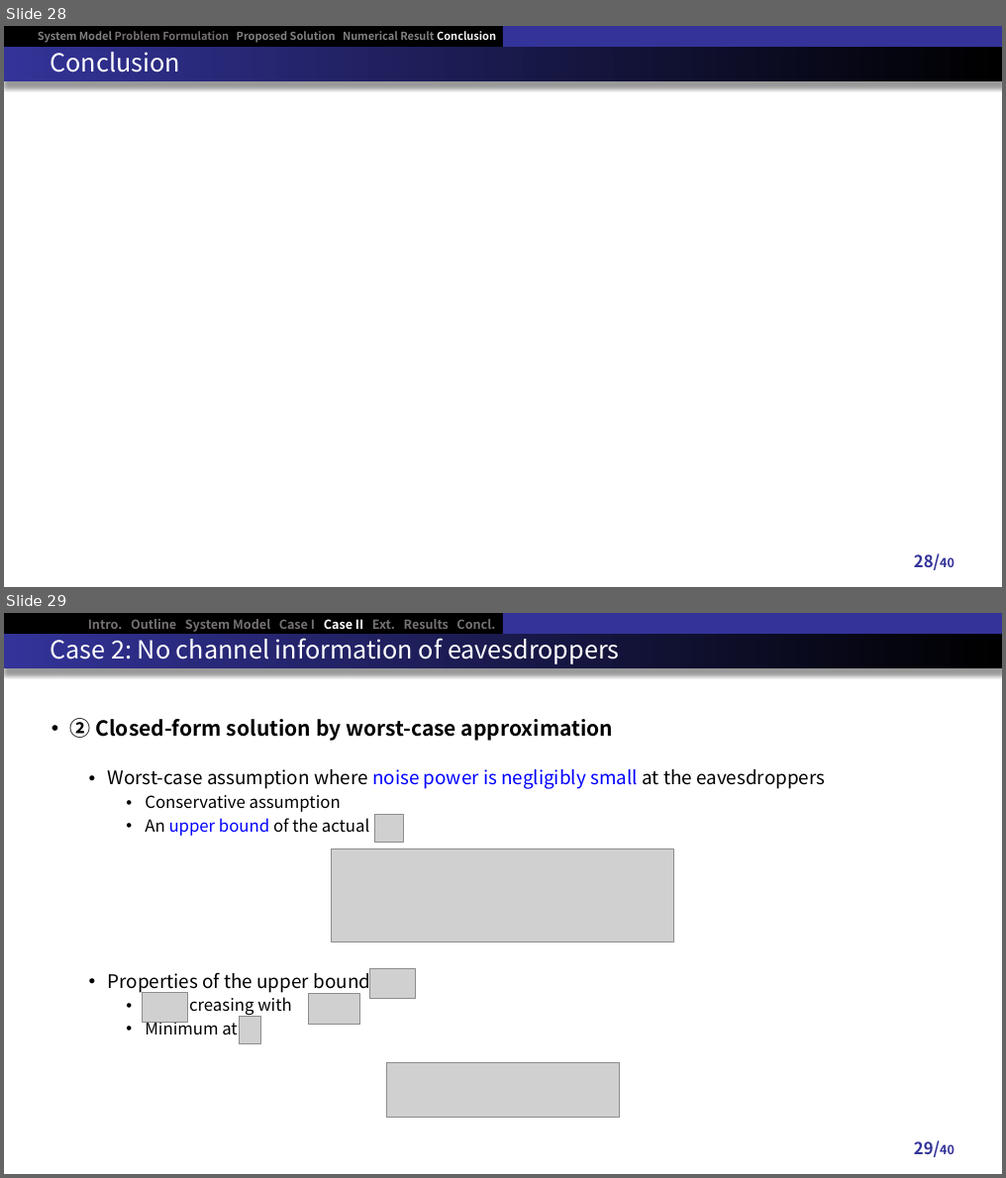
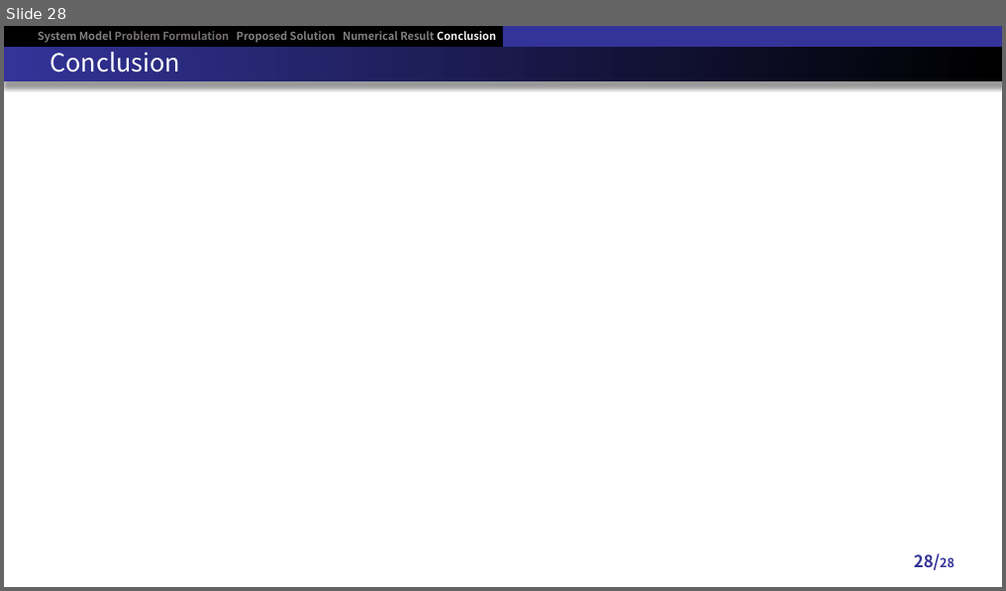
Before and after one commit to RefatHanbat/Presentation-of-SDM, a slide deck: New Problem/Thesis Defense slide.pptx. Shown one above the other, each under a label of ours: slides 28 and 29 before the commit, slide 28 after it. The pictures are 1006x1178 and 1006x591 pixels, drawn with LibreOffice and Linux fonts; fonts in the diff are those of the drawing; grey boxes stand for pictures. Boxes give left, top, right and bottom in pixels: in the first picture for what was removed or moved away, otherwise in the second. Text is boxed around its words. In the diff, an @@ line names an element or a change of style, - is before the commit and + after.

```diff
--- a/New Problem/Thesis Defense slide.pptx
+++ b/New Problem/Thesis Defense slide.pptx
@@ slide 29 removed at box(4, 613, 1002, 1174), background #FFFFFF; not listed: 3 template elements that a slide beside it also shows @@
@@ title removed at box(51, 633, 620, 664) @@
-Case 2: No channel information of eavesdroppers
@@ text removed at box(88, 619, 495, 632) @@
-Intro. Outline System Model Case I Case II Ext. Results Concl.
@@ text removed at box(70, 718, 825, 1036) @@
-• ② Closed-form solution by worst-case approximation
-  • Worst-case assumption where noise power is negligibly small at the eavesdroppers
-    • Conservative assumption
-    • An upper bound of the actual
-  • Properties of the upper bound
-    • increasing with
-    • Minimum at
@@ picture removed at box(374, 814, 404, 842) @@
@@ picture removed at box(331, 850, 674, 942) @@
@@ picture removed at box(370, 968, 416, 998) @@
@@ picture removed at box(142, 992, 187, 1022) @@
@@ picture removed at box(308, 993, 359, 1024) @@
@@ picture removed at box(240, 1017, 260, 1045) @@
@@ picture removed at box(386, 1063, 620, 1118) @@
@@ page number removed at box(914, 1141, 954, 1157) @@
-29/40
@@ page number at box(914, 554, 954, 570): text changed @@
-28/40
+28/28
```
Also in this commit, not shown: 8 slides changed, 23 other slides removed, 1 other file.
